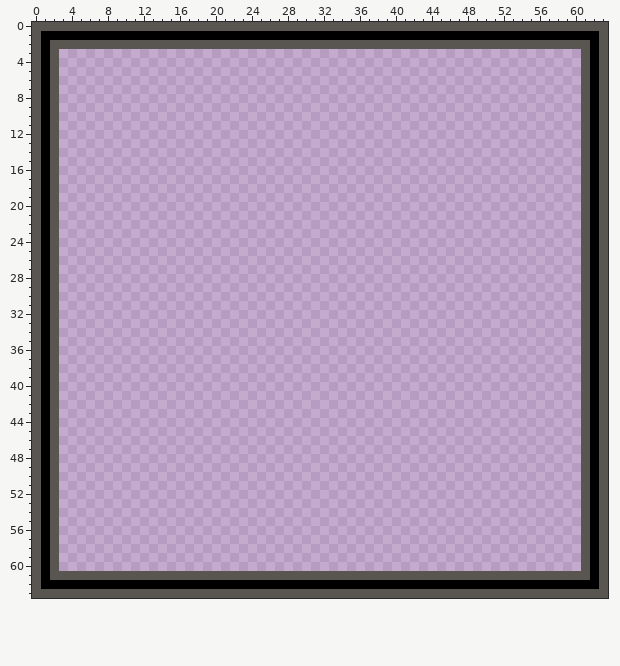
Edited in one commit: pixel-art file (grid.aseprite). Above: the version before the commit.
64x64 pixels, 1 frame.
After the commit:
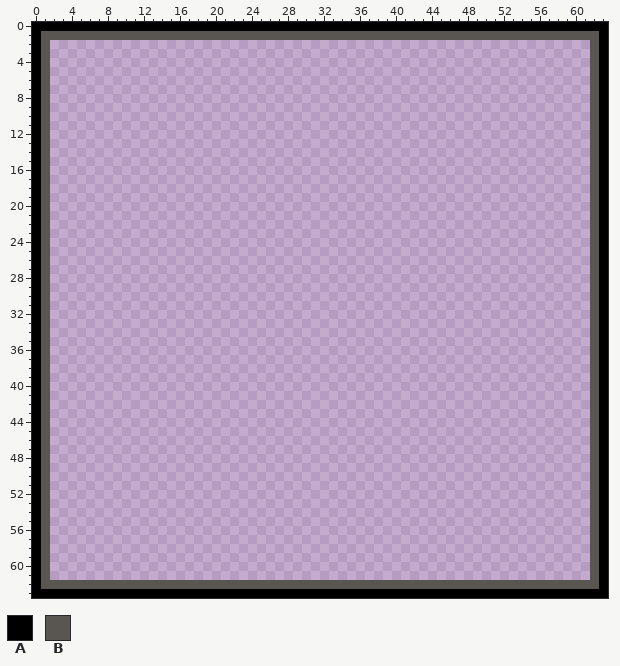
Palette (. is transparent): A #000000  B #595652
Difference:
Changed rows in their new state; - is an unchanged pixel.
first column x 0:
 0 AAAAAAAAAAAAAAAAAAAAAAAAAAAAAAAAAAAAAAAAAAAAAAAAAAAAAAAAAAAAAAAA
 1 ABBBBBBBBBBBBBBBBBBBBBBBBBBBBBBBBBBBBBBBBBBBBBBBBBBBBBBBBBBBBBBA
 2 AB............................................................BA
 3 AB.----------------------------------------------------------.BA
 4 AB.----------------------------------------------------------.BA
 5 AB.----------------------------------------------------------.BA
 6 AB.----------------------------------------------------------.BA
 7 AB.----------------------------------------------------------.BA
 8 AB.----------------------------------------------------------.BA
 9 AB.----------------------------------------------------------.BA
10 AB.----------------------------------------------------------.BA
11 AB.----------------------------------------------------------.BA
12 AB.----------------------------------------------------------.BA
13 AB.----------------------------------------------------------.BA
14 AB.----------------------------------------------------------.BA
15 AB.----------------------------------------------------------.BA
16 AB.----------------------------------------------------------.BA
17 AB.----------------------------------------------------------.BA
18 AB.----------------------------------------------------------.BA
19 AB.----------------------------------------------------------.BA
20 AB.----------------------------------------------------------.BA
21 AB.----------------------------------------------------------.BA
22 AB.----------------------------------------------------------.BA
23 AB.----------------------------------------------------------.BA
24 AB.----------------------------------------------------------.BA
25 AB.----------------------------------------------------------.BA
26 AB.----------------------------------------------------------.BA
27 AB.----------------------------------------------------------.BA
28 AB.----------------------------------------------------------.BA
29 AB.----------------------------------------------------------.BA
30 AB.----------------------------------------------------------.BA
31 AB.----------------------------------------------------------.BA
32 AB.----------------------------------------------------------.BA
33 AB.----------------------------------------------------------.BA
34 AB.----------------------------------------------------------.BA
35 AB.----------------------------------------------------------.BA
36 AB.----------------------------------------------------------.BA
37 AB.----------------------------------------------------------.BA
38 AB.----------------------------------------------------------.BA
39 AB.----------------------------------------------------------.BA
40 AB.----------------------------------------------------------.BA
41 AB.----------------------------------------------------------.BA
42 AB.----------------------------------------------------------.BA
43 AB.----------------------------------------------------------.BA
44 AB.----------------------------------------------------------.BA
45 AB.----------------------------------------------------------.BA
46 AB.----------------------------------------------------------.BA
47 AB.----------------------------------------------------------.BA
48 AB.----------------------------------------------------------.BA
49 AB.----------------------------------------------------------.BA
50 AB.----------------------------------------------------------.BA
51 AB.----------------------------------------------------------.BA
52 AB.----------------------------------------------------------.BA
53 AB.----------------------------------------------------------.BA
54 AB.----------------------------------------------------------.BA
55 AB.----------------------------------------------------------.BA
56 AB.----------------------------------------------------------.BA
57 AB.----------------------------------------------------------.BA
58 AB.----------------------------------------------------------.BA
59 AB.----------------------------------------------------------.BA
60 AB.----------------------------------------------------------.BA
61 AB............................................................BA
62 ABBBBBBBBBBBBBBBBBBBBBBBBBBBBBBBBBBBBBBBBBBBBBBBBBBBBBBBBBBBBBBA
63 AAAAAAAAAAAAAAAAAAAAAAAAAAAAAAAAAAAAAAAAAAAAAAAAAAAAAAAAAAAAAAAA
Pixel boxes of the changes (left, top, right, bottom) in both pictures:
changed: (32, 22, 608, 598)
